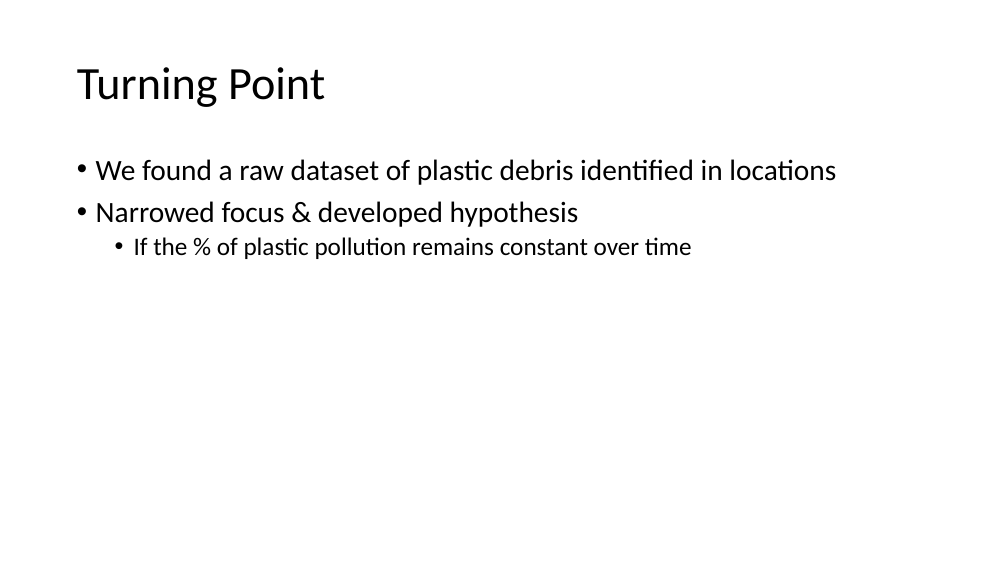
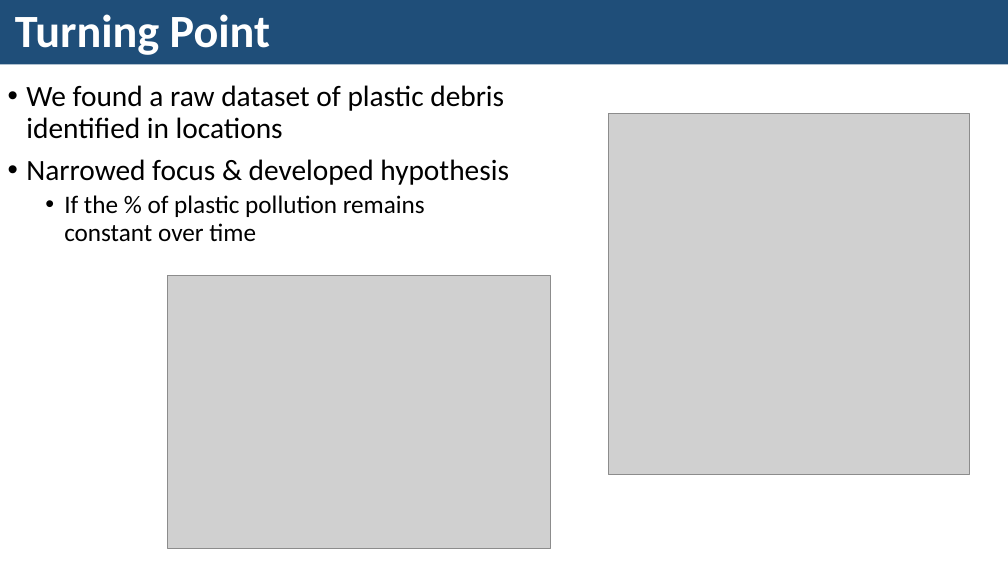
Before and after one commit to KarenJewell/CMM507-Group2, a slide deck: slide 3 of Group2Presentation.pptx. Drawn at 1008x567 pixels with LibreOffice and Linux fonts; fonts in the diff are those of the drawing; grey boxes stand for pictures. Boxes give left, top, right and bottom in pixels: in the first picture for what was removed or moved away, otherwise in the second. Text is boxed around its words. In the diff, an @@ line names an element or a change of style, - is before the commit and + after.

```diff
--- a/Group2Presentation.pptx
+++ b/Group2Presentation.pptx
@@ title "Turning Point": place and size @@
-title "Turning Point" at bbox=[77, 67, 325, 107]
+title "Turning Point" at bbox=[0, 0, 1008, 64]
@@ title "Turning Point" at bbox=[0, 0, 1008, 64]: text colour #000000 to #FFFFFF, bold on; fill none to #1F4E79 @@
@@ text "We found a raw dataset ..." rewrapped from bbox=[96, 159, 836, 259] to bbox=[26, 85, 509, 242] @@
@@ picture added at bbox=[609, 113, 970, 475] @@
@@ picture added at bbox=[168, 275, 551, 548] @@
```
Also in this commit, not shown: 4 other slides changed.
